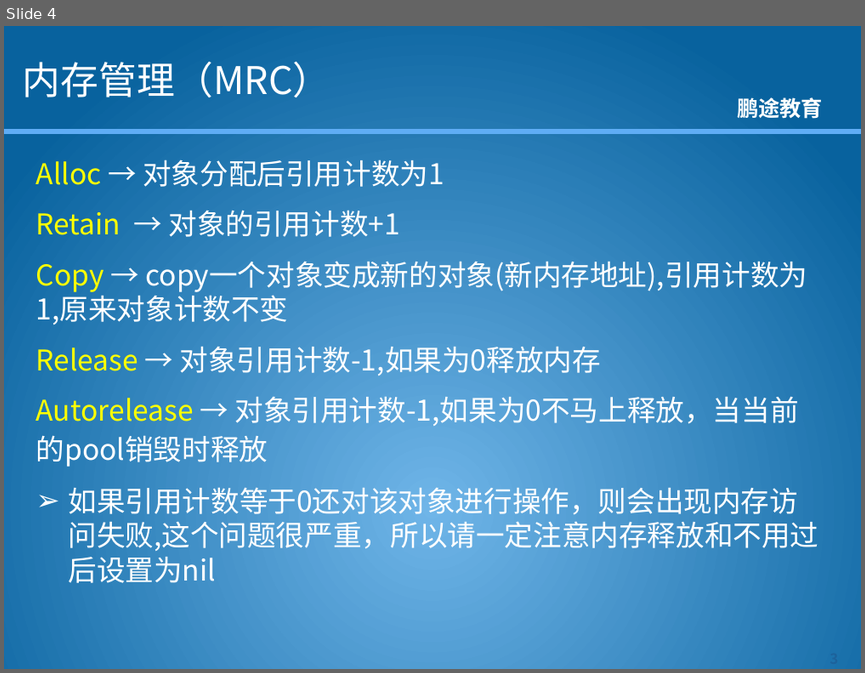
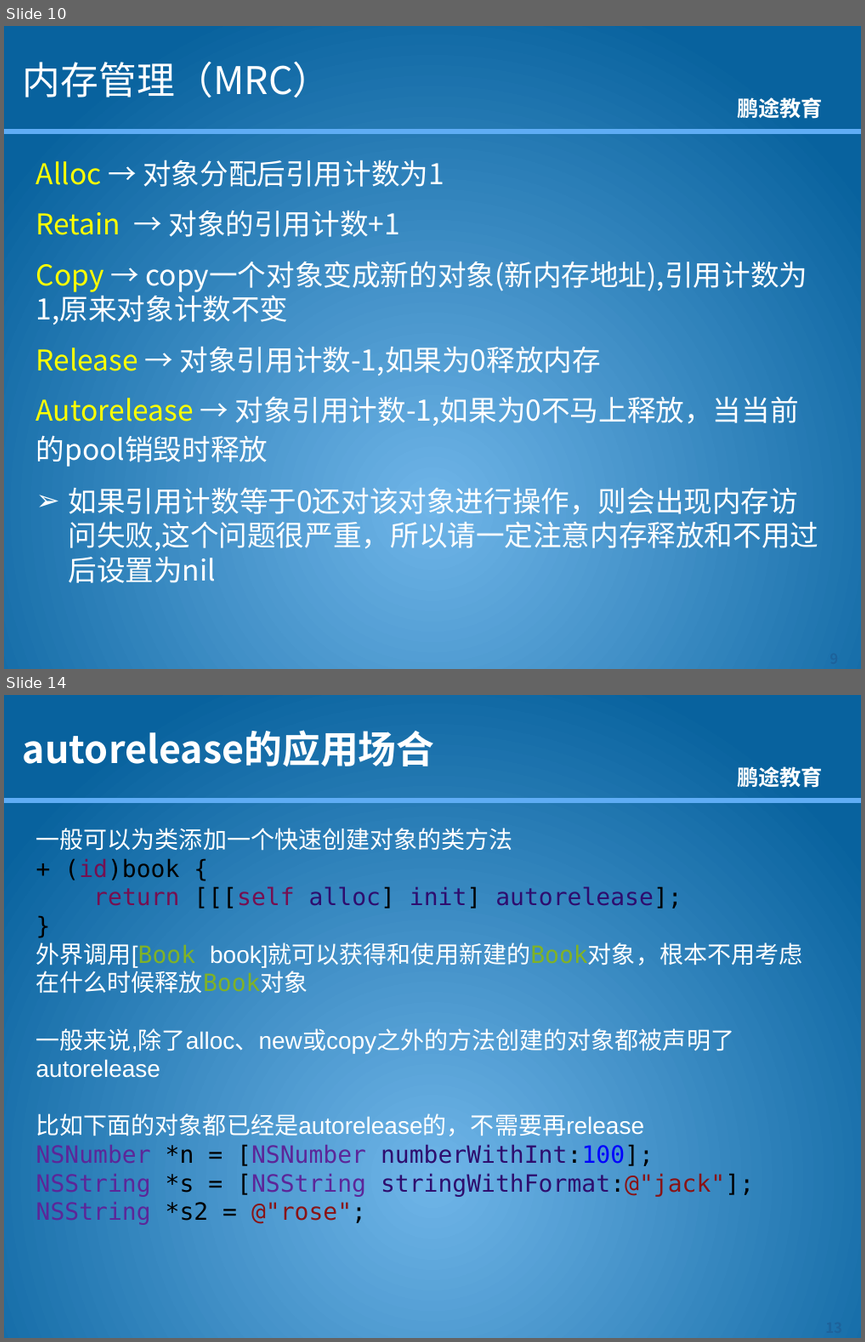
Before and after one commit to kkdmh77/gjh_baoche, a slide deck: 资料/课件/OC/OC语言-3.0-内存管理-管理法则.pptx. Shown one above the other, each under a label of ours: slide 4 before the commit, slides 10 and 14 after it; the slides between them are not shown. The pictures are 865x673 and 865x1342 pixels, drawn with LibreOffice and Linux fonts; fonts in the diff are those of the drawing; background and template pictures are left out. Boxes give left, top, right and bottom in pixels: in the first picture for what was removed or moved away, otherwise in the second. Text is boxed around its words. In the diff, an @@ line names an element or a change of style, - is before the commit and + after.

```diff
--- a/资料/课件/OC/OC语言-3.0-内存管理-管理法则.pptx
+++ b/资料/课件/OC/OC语言-3.0-内存管理-管理法则.pptx
@@ slide 14 added at [4,695,861,1338], background picture (left out); not listed: 2 template elements that a slide beside it also shows @@
@@ title added at [23,730,435,766], 32 pt, text #FFFFFF, bold @@
+autorelease的应用场合
@@ text added at [36,828,802,1225], 20 pt, text #FFFFFF @@
+一般可以为类添加一个快速创建对象的类方法
++ (id)book {
+return [[[self alloc] init] autorelease];
+}
+外界调用[Book book]就可以获得和使用新建的Book对象，根本不用考虑在什么时候释放Book对象
+一般来说,除了alloc、new或copy之外的方法创建的对象都被声明了autorelease
+比如下面的对象都已经是autorelease的，不需要再release
+NSNumber *n = [NSNumber numberWithInt:100];
+NSString *s = [NSString stringWithFormat:@"jack"];
+NSString *s2 = @"rose";
@@ page number added at [796,1313,861,1338], 12 pt, text #1D629B, bold @@
+13
@@ what was slide 4 is now slide 10 @@
```
Also in this commit, not shown: 2 slides changed, 8 other slides added, 54 other files.
